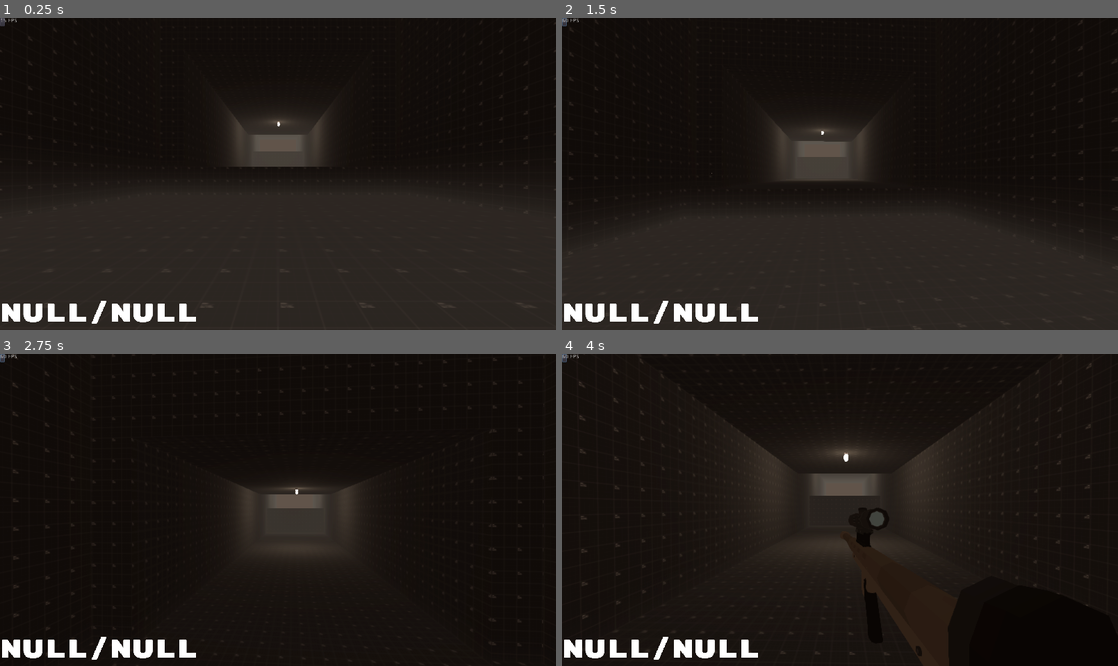
Above: before the commit, frames 1-4 (two rows, left to right).
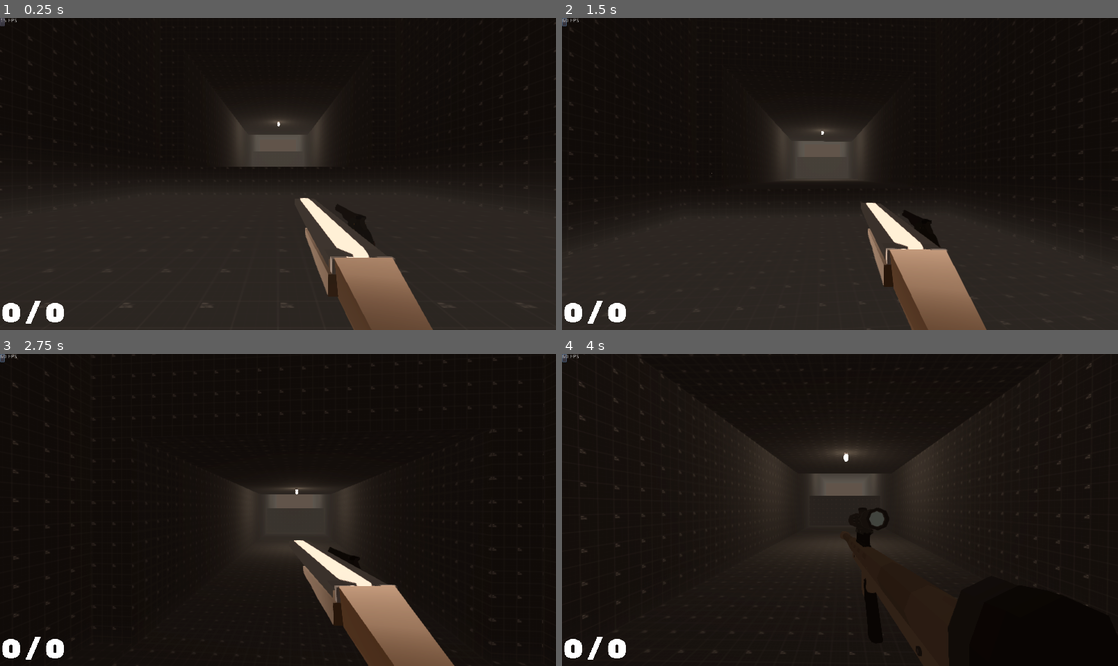
Above: after the commit, the same moments.

Repository: Loading64/Unrealimist
Game: Godot game, scene res://LVL1.tscn
The game is run twice, just before and just after one commit, with the same random seed, the same clock (stepped at 60 frames per second) and the same inputs.
Inputs (mouse positions are in pixels of both pictures, inside the frame that each line leads up to):
- Up to frame 1 (0.25 s): no input
- Up to frame 2 (1.5 s): click (562, 21) at 0.5 s; tap Enter at 1.25 s; move the mouse to (867, 174) at 1.27 s; hold W (move_forward) from 1.28 s (still down); hold Space (jump) from 1.28 s (still down)
- Up to frame 3 (2.75 s): keep holding W (move_forward); move the mouse to (250, 510) at 2.02 s; release Space (jump) at 2.03 s; tap Middle mouse button (Dash) at 2.1 s; tap Space (jump) at 2.27, 2.3, 2.57 s
- Up to frame 4 (4 s): keep holding W (move_forward); move the mouse to (851, 503) at 2.77 s; hold Space (jump) 2.78-3.53 s; tap 5 (Explosive_Select) at 2.85 s; move the mouse to (834, 516) at 3.52 s; tap 6 (Long_Range_Select) at 3.6 s; tap Space (jump) at 3.77, 3.8 s

The runs differ from the first frame. In frame 1, 5.2% of the frame differs, in the area x 0-78%, y 57-100%; in frame 2, 5.3%; in frame 3, 6.0%, in the area x 0-82%, y 59-100%; in frame 4, 1.1%.
Error before the commit: Attempt to call function 'get_parent' in base 'null instance' on a null instance. (res://Ammo.gd:2)

Commit message:
fixed many a bug.

Diff:
--- a/Ammo.gd
+++ b/Ammo.gd
@@ -1,5 +1,5 @@
 extends Label
-var weapon = get_parent().get_parent().weapon
+onready var player = get_parent().get_parent()
 enum weapon_state {MELEE,REVOLVER,SHOTGUN,RIFLE,EXPLOSIVE,LONG_RANGE}
 var magazine_ammo_display = 0
 var max_ammo_amount = 0
@@ -8,13 +8,14 @@
 func _ready():
 	pass # Replace with function body.
 func _process(_delta: float) -> void:
+	var weapon = player.weapon
 	match(weapon):
 		weapon_state.REVOLVER:
 			magazine_ammo_display = get_parent().get_parent().ammo_in_weapon_revolver
 			max_ammo_amount = get_parent().get_parent().spare_ammo_revolver
 		weapon_state.SHOTGUN:
-			magazine_ammo_display = get_parent().get_parent().ammo_in_weapon_revolver
-			max_ammo_amount = get_parent().get_parent().spare_ammo_revolver
+			magazine_ammo_display = get_parent().get_parent().ammo_in_weapon_sg
+			max_ammo_amount = get_parent().get_parent().spare_ammo_sg
 	# Remove frames older than 1 second in the `ammo` array
 
 
--- a/KinematicBody.gd
+++ b/KinematicBody.gd
@@ -38,16 +38,16 @@
 var crouching = false
 #cant be arsed making it elegant
 
-var ammo_in_weapon_revolver = 6
-var spare_ammo_revolver = 20
+onready var ammo_in_weapon_revolver = 6
+onready var spare_ammo_revolver = 20
 const AMMO_IN_MAG_revolver = 6
 
-var ammo_in_weapon_sg = 2
-var spare_ammo_sg = 10
+onready var ammo_in_weapon_sg = 2
+onready var spare_ammo_sg = 10
 const AMMO_IN_MAG_sg = 2
 
-var ammo_in_weapon_rifle = 30
-var spare_ammo_rifle = 150
+onready var ammo_in_weapon_rifle = 30
+onready var spare_ammo_rifle = 150
 const AMMO_IN_MAG_rifle = 30
 
 
@@ -61,7 +61,7 @@
 onready var timer = $Timer
 onready var pcap = $CollisionShape
 onready var head = $Head
-onready var wall_check = $wallcheck
+var wall_check
 onready var ground_check = $GroundCheck
 onready var Shotgunray_container = $"Head/HandLoc/doublebarrelshotgun/RayContainerShotgun"
 onready var rifleray_container = $"Head/HandLoc/Mas38/RayContainerRifle"
@@ -83,17 +83,17 @@
 		r.cast_to.y = rand_range(spread, -spread)
 	Input.set_mouse_mode(Input.MOUSE_MODE_CAPTURED)
 
-#
+
 func _wallrun():
 	if Input.is_action_pressed("jump"):
 		if Input.is_action_pressed("move_right") or Input.is_action_pressed("move_left"):
-			if wall_check.is_colliding():
-				wall_normal = get_slide_collision(0)
+			if $wallcheckleft.is_colliding() or $wallcheckright.is_colliding():
 				gravity_vec = Vector3.ZERO
 				speed = wallrun_speed
 				double_jump = 1
 				air_acceleration = 1
 				#direction = -wall_normal.normal * speed
+
 func _input(event):
 	if event is InputEventMouseMotion and is_on_floor():
 		rotate_y(deg2rad(-event.relative.x * mouse_sensitivity))
@@ -104,7 +104,6 @@
 		head.rotate_x(deg2rad(-event.relative.y * mouse_sensitivity))
 		head.rotation.x = clamp(head.rotation.x, deg2rad(-360), deg2rad(360))
 
-# warning-ignore:unused_argument
 func update_weapon():
 	$"Head/HandLoc/doublebarrelshotgun".visible = false
 	$"Head/HandLoc/Revolver".visible = false
@@ -114,31 +113,21 @@
 		weapon_state.MELEE:
 			print("Melee equipped")
 			damage = 300
-			$"Head/HandLoc/doublebarrelshotgun".visible = false
-			$"Head/HandLoc/Revolver".visible = false
-			$"Head/HandLoc/Mas38".visible = false
-			$"Head/HandLoc/LAR".visible = false
 		weapon_state.REVOLVER:
 			print("Revolver equipped")
 			damage = 200
 			$Head/HandLoc/Revolver.visible = true
 			spread = 20
-			ammo_in_weapon_revolver = 6
-			spare_ammo_revolver = 12
 		weapon_state.SHOTGUN:
 			print("Shotgun equipped")
 			damage = 30
 			$"Head/HandLoc/doublebarrelshotgun".visible = true
 			spread = 3500
-			ammo_in_weapon_sg = 2
-			spare_ammo_sg = 8
 		weapon_state.RIFLE:
 			print("Rifle equipped")
 			damage = 50
 			$"Head/HandLoc/Mas38".visible = true
 			spread = 40
-			ammo_in_weapon_rifle = 20
-			spare_ammo_rifle = 40
 		weapon_state.EXPLOSIVE:
 			print("Explosive equipped")
 			damage = 70
@@ -251,6 +240,7 @@
 	_reload()
 	_fire()
 	_inventory()
+
 #This is for functioned called every frame/ and movement code.
 func _physics_process(delta):
 	_wallrun()
@@ -275,9 +265,9 @@
 	if Input.is_action_just_pressed("jump") and (is_on_floor() or ground_check.is_colliding()):
 		gravity_vec = Vector3.UP * jump
 
-	elif Input.is_action_just_pressed("jump") and double_jump == 1 and (is_on_floor() == false or ground_check.is_colliding() == false):
+	elif Input.is_action_just_pressed("jump") and double_jump == 1  and (is_on_floor() == false or ground_check.is_colliding() == false):
 		gravity_vec = Vector3.UP * jump
-		double_jump = 0
+		double_jump -= 1
 		air_acceleration = 30
 
 #Basic Movement Code
@@ -373,3 +363,9 @@
 	if body.name == "KinematicBody":
 		print("u die lol")
 		get_tree().quit()
+
+
+func _on_Area2_body_entered(body):
+	if body.name == "KinematicBody":
+		print("U win lol")
+		get_tree().quit()
--- a/LVL2.tscn
+++ b/LVL2.tscn
@@ -33,12 +33,12 @@
 adjustment_enabled = true
 
 [sub_resource type="BoxShape" id=2]
-extents = Vector3( 400.257, 18.8456, 189.681 )
+extents = Vector3( 12, 13, 13 )
 
 [node name="Spatial" type="Spatial"]
 
 [node name="KinematicBody" parent="." instance=ExtResource( 1 )]
-transform = Transform( -4.37114e-08, 0, -1, 0, 0.7, 0, 1, 0, -4.37114e-08, 0, 129.436, 0 )
+transform = Transform( -4.37114e-08, 0, -1, 0, 0.7, 0, 1, 0, -4.37114e-08, 31, 43.436, 10 )
 
 [node name="WorldEnvironment" type="WorldEnvironment" parent="."]
 environment = SubResource( 1 )
@@ -127,6 +127,23 @@
 depth = 42.0
 material = ExtResource( 2 )
 
+[node name="CSGBox13" type="CSGBox" parent="CSGCombiner"]
+transform = Transform( -5.60401e-08, 0, -1.28205, 0, 0.0274876, 0, 0.0909091, 0, -3.97376e-09, 10.641, -4.79934, 55.1454 )
+use_collision = true
+width = 58.0
+height = 56.0
+depth = 42.0
+material = ExtResource( 2 )
+
+[node name="CSGBox14" type="CSGBox" parent="CSGCombiner"]
+transform = Transform( -5.604e-08, 0, -1.28205, 0, 0.0274876, 0, 0.0909091, 0, -3.97376e-09, 10.641, -4.74437, 56.4181 )
+operation = 2
+use_collision = true
+width = 16.0
+height = 54.0
+depth = 22.0
+material = ExtResource( 2 )
+
 [node name="CSGBox11" type="CSGBox" parent="CSGCombiner"]
 transform = Transform( 0.641026, -1.11029, -2.80199e-08, 0.023805, 0.0137438, 1.04055e-09, -1.98689e-09, -3.44138e-09, 0.090909, 52.9487, -3.50742, 50.0545 )
 use_collision = true
@@ -142,18 +159,6 @@
 height = 3.28833
 depth = 0.425949
 material = ExtResource( 2 )
-
-[node name="building" parent="." instance=ExtResource( 3 )]
-transform = Transform( 3.5, 0, 0, 0, 12, 0, 0, 0, 3.5, 40.65, -103, -27.1932 )
-
-[node name="building2" parent="." instance=ExtResource( 3 )]
-transform = Transform( 3.5, 0, 0, 0, 12, 0, 0, 0, 3.5, 97.35, -103, 13.4068 )
-
-[node name="building3" parent="." instance=ExtResource( 3 )]
-transform = Transform( 3.5, 0, 0, 0, 12, 0, 0, 0, 3.5, 147.75, -103, -36.2932 )
-
-[node name="building4" parent="." instance=ExtResource( 3 )]
-transform = Transform( 3.5, 0, 0, 0, 12, 0, 0, 0, 3.5, 220.55, -103, -41.8932 )
 
 [node name="Area" type="Area" parent="."]
 
@@ -176,4 +181,23 @@
 [node name="building9" parent="." instance=ExtResource( 3 )]
 transform = Transform( -3.5, 0, -3.0598e-07, 0, 12, 0, 3.0598e-07, 0, -3.5, 304.959, -103, -39.7615 )
 
+[node name="building" parent="." instance=ExtResource( 3 )]
+transform = Transform( 1, 0, 4.06024e-15, 0, 1, 0, -4.06024e-15, 0, 1, 40.65, -35.926, -6.33785 )
+
+[node name="building2" parent="." instance=ExtResource( 3 )]
+transform = Transform( 3.5, 0, 0, 0, 12, 0, -1.42109e-14, 0, 3.5, 97.35, -103, 13.4068 )
+
+[node name="building3" parent="." instance=ExtResource( 3 )]
+transform = Transform( 3.5, 0, 0, 0, 12, 0, -1.42109e-14, 0, 3.5, 147.75, -103, -36.2932 )
+
+[node name="building4" parent="." instance=ExtResource( 3 )]
+transform = Transform( 3.5, 0, 0, 0, 12, 0, -1.42109e-14, 0, 3.5, 220.55, -103, -41.8932 )
+
+[node name="Area2" type="Area" parent="."]
+
+[node name="CollisionShape" type="CollisionShape" parent="Area2"]
+transform = Transform( 1, 0, 0, 0, 1, 0, 0, 0, 1, 621.216, -95.712, 0.944443 )
+shape = SubResource( 2 )
+
 [connection signal="body_entered" from="Area" to="KinematicBody" method="_on_Area_body_entered"]
+[connection signal="body_entered" from="Area2" to="KinematicBody" method="_on_Area2_body_entered"]
--- /dev/null
+++ b/Panel.gd
@@ -0,0 +1,85 @@
+extends Panel
+
+# Stores positions for drawing the frame time graph
+var points := PoolVector2Array()
+
+# Stores dynamically-adjusted colors for drawing the frame time graph
+var colors := PoolColorArray()
+
+# The number of frames drawn since the application started
+var frames_drawn := 0
+
+# The X position to draw the current frame's bar on the graph
+var frame_position := 0
+
+# The current frame's color
+var frame_color := Color(0.0, 1.0, 0.0)
+
+# The current frame's timestamp in microseconds
+var now := 0
+
+# The timestamp in milliseconds of the "previous" frame
+var previous := 0
+
+# Time between the current and previous frame in milliseconds
+var frame_time := 0
+
+onready var preloader := $ResourcePreloader as ResourcePreloader
+
+# The color gradient used for coloring the frame time bars
+onready var gradient := preloader.get_resource("frame_time_graph_colors") as Gradient
+
+
+func _ready() -> void:
+	# Pre-allocate the `points` and `colors` arrays
+	# This makes it possible to use `PoolVector2Array.set()` directly on them
+	points.resize(int(rect_size.x))
+	colors.resize(int(rect_size.x))
+
+
+func _process(_delta: float) -> void:
+	frames_drawn = Engine.get_frames_drawn()
+	now = OS.get_ticks_usec()
+	frame_time = now - previous
+
+	# Color the previous frame bar depending on the frame time
+	colors.set(frame_position, frame_color)
+	colors.set(frame_position + 1, frame_color)
+
+	frame_position = wrapi(frames_drawn * 2, 0, int(rect_size.x))
+	frame_color = gradient.interpolate(min(frame_time / 50000.0, 1.0))
+
+	# Every frame is represented as a bar that is ms × 6 pixels high
+	# Every line is a pair of two points, so every frame has two points defined
+	points.set(
+		frame_position,
+		Vector2(frame_position, int(rect_size.y))
+	)
+	points.set(
+		frame_position + 1,
+		Vector2(frame_position + 1, int(rect_size.y) - frame_time * 0.006)
+	)
+
+	# Color the current frame in white
+	colors.set(frame_position, Color(1.0, 1.0, 1.0, 1.0))
+	colors.set(frame_position + 1, Color(1.0, 1.0, 1.0, 1.0))
+
+	previous = OS.get_ticks_usec()
+
+	update()
+
+
+func _draw() -> void:
+	draw_multiline_colors(points, colors, 1.0, true)
+
+
+func _input(event: InputEvent) -> void:
+	if event.is_action_pressed("toggle_frame_time_graph"):
+		visible = !visible
+
+
+func _on_resized() -> void:
+	# Resize the arrays when resizing the control to avoid setting
+	# nonexistent indices once the window has been resized
+	points.resize(int(rect_size.x))
+	colors.resize(int(rect_size.x))
--- a/UI.tscn
+++ b/UI.tscn
@@ -75,10 +75,8 @@
 }
 
 [node name="Label" type="Label" parent="."]
-anchor_right = 0.064
-anchor_bottom = 0.083
-margin_right = 0.575996
-margin_bottom = 0.255997
+margin_right = 40.0
+margin_bottom = 14.0
 script = ExtResource( 2 )
 __meta__ = {
 "_edit_use_anchors_": false
--- a/movementcamera.tscn
+++ b/movementcamera.tscn
@@ -131,7 +131,6 @@
 
 [node name="Revolver" parent="Head/HandLoc" instance=ExtResource( 4 )]
 transform = Transform( -4.37114e-09, 0, 0.1, 0, 0.1, 0, -0.1, 0, -4.37114e-09, 0.0999999, 0, -0.3 )
-visible = false
 
 [node name="RayContainerRevolver" type="Spatial" parent="Head/HandLoc/Revolver"]
 transform = Transform( 0.700001, 3.55271e-15, 0, 0, -3.0598e-08, -0.7, 0, 0.7, -3.0598e-08, 3.1, 2.5, -4.65 )
@@ -143,7 +142,6 @@
 
 [node name="doublebarrelshotgun" parent="Head/HandLoc" instance=ExtResource( 5 )]
 transform = Transform( 0.2, 0, 0, 0, 0.2, 0, 0, 0, 0.2, -0.1, 0.142857, 0 )
-visible = false
 
 [node name="Cube001" parent="Head/HandLoc/doublebarrelshotgun" index="5"]
 transform = Transform( 0.2, 0, 0, 0, 0.0503237, 0.39691, 0, -0.0062114, 1.57569, 0, 0.29, -0.82 )
@@ -242,10 +240,15 @@
 [node name="StateTimer" type="Timer" parent="."]
 wait_time = 0.1
 
-[node name="wallcheck" type="RayCast" parent="."]
-transform = Transform( 1, 0, 0, 0, 1, 0, 0, 0, 1, -1, 0.857143, -0.8 )
-enabled = true
-cast_to = Vector3( 2, 0, 0 )
+[node name="wallcheckright" type="RayCast" parent="."]
+transform = Transform( 1, 0, 0, 0, 1, 0, 0, 0, 1, 0, 0.857, -0.8 )
+enabled = true
+cast_to = Vector3( 1, 0, 0 )
+
+[node name="wallcheckleft" type="RayCast" parent="."]
+transform = Transform( 1, 0, 0, 0, 1, 0, 0, 0, 1, 0, 0.857, -0.8 )
+enabled = true
+cast_to = Vector3( -1, 0, 0 )
 
 [node name="DashTimer" type="Timer" parent="."]
 wait_time = 0.1
--- a/project.godot
+++ b/project.godot
@@ -31,6 +31,7 @@
 print=false
 csg=false
 wire=false
+fog=false
 
 [input]
 
--- /dev/null
+++ b/wallcheck.gd
@@ -0,0 +1,18 @@
+extends RayCast
+
+
+# Declare member variables here. Examples:
+# var a = 2
+# var b = "text"
+
+
+# Called when the node enters the scene tree for the first time.
+func _ready():
+	pass # Replace with function body.
+
+func _process(delta):
+	if is_colliding():
+		print(get_collider().name)
+# Called every frame. 'delta' is the elapsed time since the previous frame.
+#func _process(delta):
+#	pass
